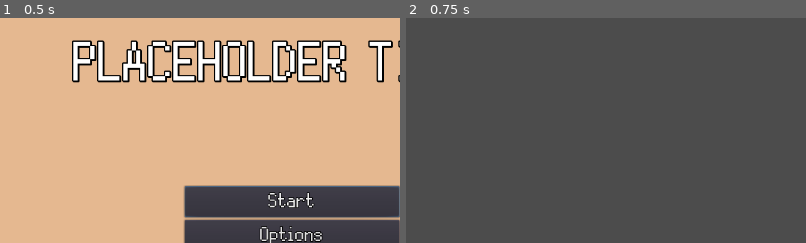
Above: before the commit, frames 1-2 (left to right).
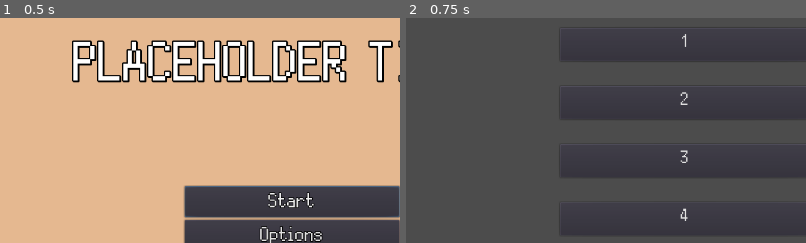
Above: after the commit, the same moments.

Repository: Bmoel/GMTK-2023
Game: Godot game, scene res://Scenes/MainMenu/main_menu.tscn
The game is run twice, just before and just after one commit, with the same random seed, the same clock (stepped at 60 frames per second) and the same inputs.
Inputs:
- Up to frame 1 (0.5 s): no input
- Up to frame 2 (0.75 s): click "Start" at 0.5 s
The pictures show only the part of the screen within x 15-65%, y 7-57%; the shares and areas given below are measured in that part.

Frame 1 is identical in both runs. In frame 2, 0.4% of the frame differs, in the area x 41-98%, y 7-97%.

Commit message:
adding button stuff

Diff:
--- /dev/null
+++ b/game/Scenes/Executive/DecisionButtons.gd
@@ -0,0 +1,55 @@
+extends VBoxContainer
+
+var _buttons:Array = [] #holds all button objects
+
+func _ready() -> void:
+	#Add all objects to _buttons array
+	for button_obj in get_children():
+		_buttons.append(button_obj)
+	changeButtonTexts(["1","2","3","4"])
+
+#Changes all internal texts of buttons
+#NOTE: IF WANT TO KEEP SAME TEXT AS BEFORE, USE ""
+func changeButtonTexts(texts:Array) -> void:
+	if len(texts) != 4:
+		print("ERROR: NEED TO INPUT ARRAY WITH 4 PARAMETERS")
+		print("FUNCTION -> changeButtonTexts in DecisionButtons.gd")
+		return
+	var inc = 0
+	for b_obj in _buttons:
+		b_obj.text = texts[inc]
+		inc += 1
+
+#Hide button you want
+#NOTE: You enter 1-4, it will subtract 1 for you
+func hide_button(button_num: int) -> void:
+	button_num -= 1
+	if button_num < 0 or button_num > 3:
+		print("ERROR: invalid button number")
+		return
+	_buttons[button_num].hide()
+
+#Show button you want
+#NOTE: You enter 1-4, it will subtract 1 for you
+func show_button(button_num: int):
+	button_num -= 1
+	if button_num < 0 or button_num > 3:
+		print("ERROR: invalid button number")
+		return
+	_buttons[button_num].show()
+
+#Button 1 pressed
+func _on_b1_pressed() -> void:
+	pass # Replace with function body.
+
+#Button 2 pressed
+func _on_b2_pressed() -> void:
+	pass # Replace with function body.
+
+#Button 3 pressed
+func _on_b3_pressed() -> void:
+	pass # Replace with function body.
+
+#Button 4 pressed
+func _on_b4_pressed() -> void:
+	pass # Replace with function body.
--- a/game/Scenes/Executive/Executive.tscn
+++ b/game/Scenes/Executive/Executive.tscn
@@ -1,8 +1,89 @@
-[gd_scene load_steps=2 format=2]
+[gd_scene load_steps=8 format=2]
 
 [ext_resource path="res://Scenes/Executive/Executive.gd" type="Script" id=1]
+[ext_resource path="res://Scenes/Executive/DecisionButtons.gd" type="Script" id=2]
+[ext_resource path="res://Assets/Font/Silver.ttf" type="DynamicFontData" id=3]
+
+[sub_resource type="DynamicFont" id=1]
+size = 42
+font_data = ExtResource( 3 )
+
+[sub_resource type="DynamicFont" id=2]
+size = 42
+font_data = ExtResource( 3 )
+
+[sub_resource type="DynamicFont" id=3]
+size = 42
+font_data = ExtResource( 3 )
+
+[sub_resource type="DynamicFont" id=4]
+size = 42
+font_data = ExtResource( 3 )
 
 [node name="Executive" type="Control"]
 anchor_right = 1.0
 anchor_bottom = 1.0
 script = ExtResource( 1 )
+
+[node name="DecisionButtons" type="VBoxContainer" parent="."]
+anchor_left = 0.5
+anchor_right = 0.5
+margin_left = -200.0
+margin_top = 64.0
+margin_right = 200.0
+margin_bottom = 396.0
+grow_horizontal = 2
+grow_vertical = 2
+custom_constants/separation = 40
+alignment = 1
+script = ExtResource( 2 )
+
+[node name="b1" type="Button" parent="DecisionButtons"]
+margin_right = 400.0
+margin_bottom = 53.0
+grow_horizontal = 2
+grow_vertical = 2
+focus_neighbour_top = NodePath("../b4")
+size_flags_horizontal = 3
+size_flags_vertical = 0
+custom_fonts/font = SubResource( 1 )
+text = "Option 1"
+
+[node name="b2" type="Button" parent="DecisionButtons"]
+margin_top = 93.0
+margin_right = 400.0
+margin_bottom = 146.0
+grow_horizontal = 2
+grow_vertical = 2
+size_flags_horizontal = 3
+size_flags_vertical = 0
+custom_fonts/font = SubResource( 2 )
+text = "Option 2"
+
+[node name="b3" type="Button" parent="DecisionButtons"]
+margin_top = 186.0
+margin_right = 400.0
+margin_bottom = 239.0
+grow_horizontal = 2
+grow_vertical = 2
+size_flags_horizontal = 3
+size_flags_vertical = 0
+custom_fonts/font = SubResource( 3 )
+text = "Option 3"
+
+[node name="b4" type="Button" parent="DecisionButtons"]
+margin_top = 279.0
+margin_right = 400.0
+margin_bottom = 332.0
+grow_horizontal = 2
+grow_vertical = 2
+focus_neighbour_bottom = NodePath("../b1")
+size_flags_horizontal = 3
+size_flags_vertical = 0
+custom_fonts/font = SubResource( 4 )
+text = "Option 4"
+
+[connection signal="pressed" from="DecisionButtons/b1" to="DecisionButtons" method="_on_b1_pressed"]
+[connection signal="pressed" from="DecisionButtons/b2" to="DecisionButtons" method="_on_b2_pressed"]
+[connection signal="pressed" from="DecisionButtons/b3" to="DecisionButtons" method="_on_b3_pressed"]
+[connection signal="pressed" from="DecisionButtons/b4" to="DecisionButtons" method="_on_b4_pressed"]
